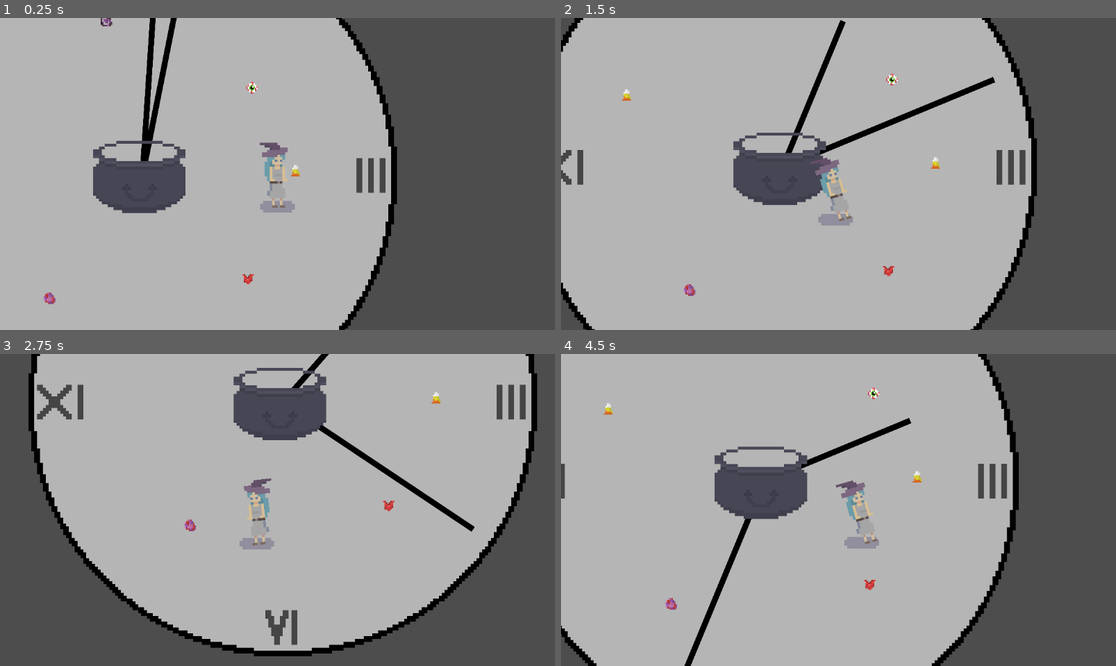
Above: before the commit, frames 1-4 (two rows, left to right).
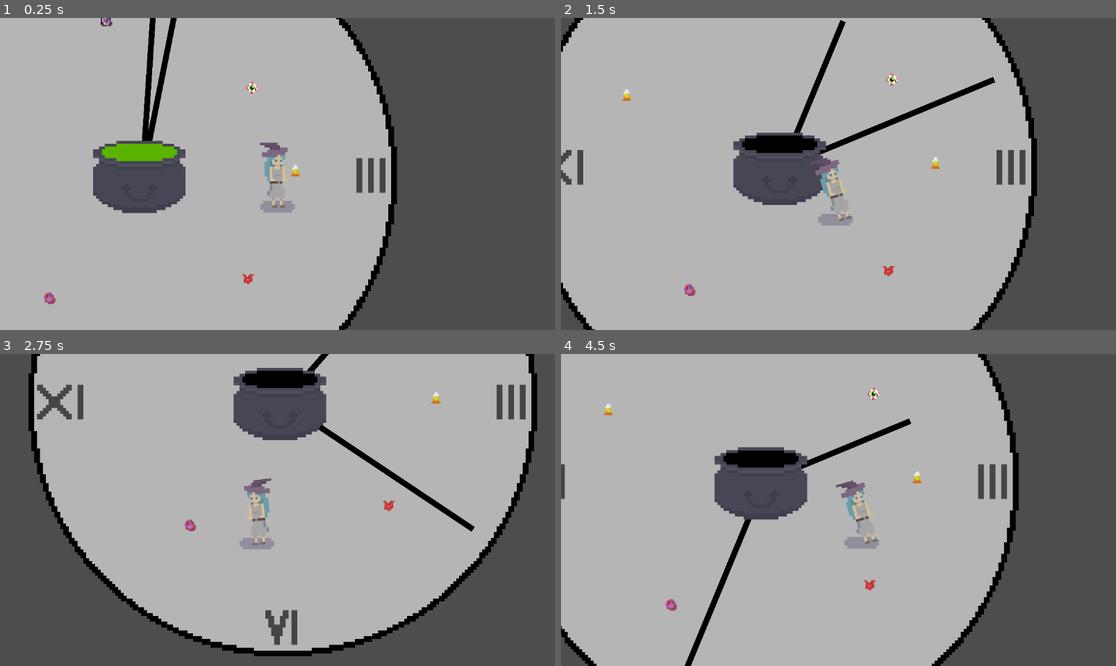
Above: after the commit, the same moments.

Repository: arrowira/miniJam189
Game: Godot game, scene res://Scenes/main.tscn
Two runs of this game, one before a commit and one after it. Both use one fixed random seed, a clock stepped at 60 frames per second and the inputs below.
Inputs:
- Up to frame 1 (0.25 s): no input
- Up to frame 2 (1.5 s): hold A (right) 0.53-1.28 s; tap Space (jump) at 0.77 s; hold S (down) from 1.28 s (still down)
- Up to frame 3 (2.75 s): tap Space (jump) at 1.52 s; release S (down) at 2.03 s; hold A (right) from 2.03 s (still down)
- Up to frame 4 (4.5 s): release A (right) at 2.78 s; hold W (up) 2.78-3.53 s; tap Space (jump) at 3.02, 3.77 s; hold D (left) from 3.53 s (still down)

The runs differ from the first frame. In frame 1, 0.7% of the frame differs, in the area x 18-32%, y 40-46%; in frame 2, 0.6%; in frame 3, 0.6%; in frame 4, 1.3%, in the area x 0-83%, y 0-100%.
Error after the commit: Invalid assignment of property or key 'color' with value of type 'Nil' on a base object of type 'Polygon2D'. (res://Scripts/cauldron.gd:11)

Commit message:
cauldron color changes

Diff:
--- a/minijam189/Scenes/Cauldron.tscn
+++ b/minijam189/Scenes/Cauldron.tscn
@@ -1,9 +1,15 @@
-[gd_scene load_steps=3 format=3 uid="uid://ceou6ww1oulsy"]
+[gd_scene load_steps=6 format=3 uid="uid://ceou6ww1oulsy"]
 
+[ext_resource type="Script" path="res://Scripts/cauldron.gd" id="1_j0e8q"]
 [ext_resource type="Texture2D" uid="uid://cr6gbmelb0d2e" path="res://sprites/cauldron-1.png.png" id="1_rw2sa"]
 
 [sub_resource type="RectangleShape2D" id="RectangleShape2D_6ksj4"]
-size = Vector2(636, 491)
+size = Vector2(636, 347.5)
+
+[sub_resource type="CanvasTexture" id="CanvasTexture_7r5qq"]
+
+[sub_resource type="RectangleShape2D" id="RectangleShape2D_ing50"]
+size = Vector2(987, 530)
 
 [node name="Cauldron" type="Node2D"]
 
@@ -12,9 +18,23 @@
 collision_layer = 2
 collision_mask = 2
 
-[node name="Sprite2D" type="Sprite2D" parent="StaticBody2D"]
-position = Vector2(-1, -50.5)
+[node name="CollisionShape2D" type="CollisionShape2D" parent="StaticBody2D"]
+position = Vector2(0, 68.25)
+shape = SubResource("RectangleShape2D_6ksj4")
+
+[node name="Area2D" type="Area2D" parent="."]
+script = ExtResource("1_j0e8q")
+
+[node name="soupTexture" type="Polygon2D" parent="Area2D"]
+position = Vector2(-89, -96)
+scale = Vector2(354, 166)
+color = Color(0.354165, 0.707073, 0, 1)
+texture = SubResource("CanvasTexture_7r5qq")
+polygon = PackedVector2Array(-0.259887, -0.506024, 0.844633, -0.506024, 1.08192, -0.162651, 0.90678, 0.325301, -0.149717, 0.373494, -0.542373, -0.00602406, -0.480226, -0.319277, -0.403955, -0.415663)
+
+[node name="Sprite2D" type="Sprite2D" parent="Area2D"]
 texture = ExtResource("1_rw2sa")
 
-[node name="CollisionShape2D" type="CollisionShape2D" parent="StaticBody2D"]
-shape = SubResource("RectangleShape2D_6ksj4")
+[node name="CollisionShape2D" type="CollisionShape2D" parent="Area2D"]
+position = Vector2(18.5, 104)
+shape = SubResource("RectangleShape2D_ing50")
--- a/minijam189/Scenes/player.tscn
+++ b/minijam189/Scenes/player.tscn
@@ -1,6 +1,6 @@
-[gd_scene load_steps=12 format=3 uid="uid://r10kfgnss2h0"]
+[gd_scene load_steps=13 format=3 uid="uid://r10kfgnss2h0"]
 
-[ext_resource type="Script" path="res://Scripts/plaayerMovement.gd" id="1_0yxif"]
+[ext_resource type="Script" path="res://Scripts/playerMovement.gd" id="1_0yxif"]
 [ext_resource type="PackedScene" uid="uid://lelq6qmcrqnw" path="res://Scenes/CandyCorn.tscn" id="1_4h7he"]
 [ext_resource type="Texture2D" uid="uid://dyhcbt84hpiky" path="res://sprites/player-1.png (1).png" id="2_6x4l0"]
 [ext_resource type="Texture2D" uid="uid://bxutoko141rn8" path="res://sprites/shadow-1.png.png" id="2_sk2sv"]
@@ -103,6 +103,9 @@
 "walk": SubResource("Animation_du7r7")
 }
 
+[sub_resource type="RectangleShape2D" id="RectangleShape2D_13k1w"]
+size = Vector2(347, 193)
+
 [node name="player" type="Node2D"]
 
 [node name="CandyCorn" parent="." instance=ExtResource("1_4h7he")]
@@ -143,4 +146,10 @@
 [node name="InventoryManager" type="Node" parent="Player"]
 script = ExtResource("4_keevx")
 
+[node name="playerArea" type="Area2D" parent="Player/InventoryManager"]
+
+[node name="CollisionShape2D" type="CollisionShape2D" parent="Player/InventoryManager/playerArea"]
+position = Vector2(-8.5, -15.5)
+shape = SubResource("RectangleShape2D_13k1w")
+
 [connection signal="timeout" from="Player/jumpTimer" to="Player" method="_on_jump_timer_timeout"]
--- a/minijam189/Scripts/PlayerInventory.gd
+++ b/minijam189/Scripts/PlayerInventory.gd
@@ -10,11 +10,25 @@
 func _process(delta: float) -> void:
 
 	pass
-
-func ParseItem(Id):
+func destroyObj():
 	for n in get_parent().get_node("Sprite2D").get_children():
 		get_parent().get_node("Sprite2D").remove_child(n)
 		n.queue_free()
+	Holding = false
+func getColor():
+	match ItemID:
+		1:
+			return Color.WHITE
+		2:
+			return Color.RED
+		3:
+			return Color.PURPLE
+		4:
+			return Color.ORANGE
+		5:
+			return Color.BLACK
+func ParseItem(Id):
+	destroyObj();
 	Holding = true
 	var Texture = "";
 	match Id:
--- /dev/null
+++ b/minijam189/Scripts/cauldron.gd
@@ -0,0 +1,12 @@
+extends Area2D
+
+
+# Called when the node enters the scene tree for the first time.
+func _ready() -> void:
+	connect("body_entered", Callable(self, "_on_body_entered"))
+
+
+func _on_body_entered(area):
+	if area.name == "Player":
+		$soupTexture.color = area.get_node("InventoryManager").getColor()
+		area.get_node("InventoryManager").destroyObj()
Renamed: minijam189/Scripts/plaayerMovement.gd -> minijam189/Scripts/playerMovement.gd
